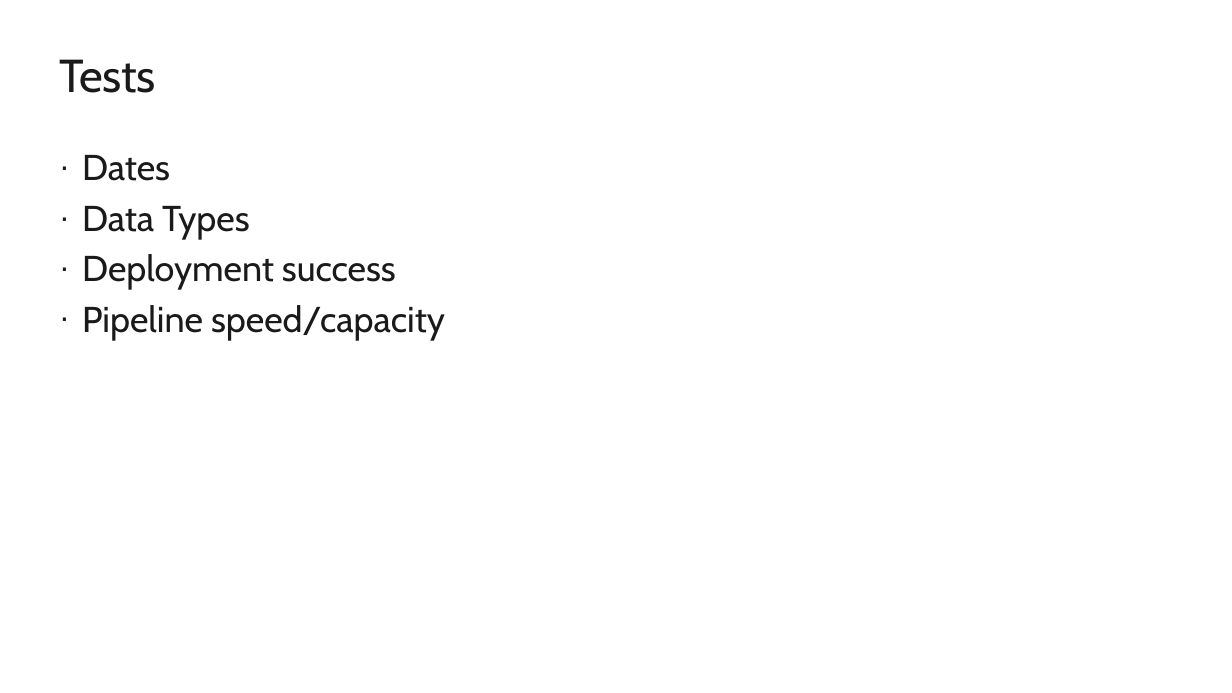
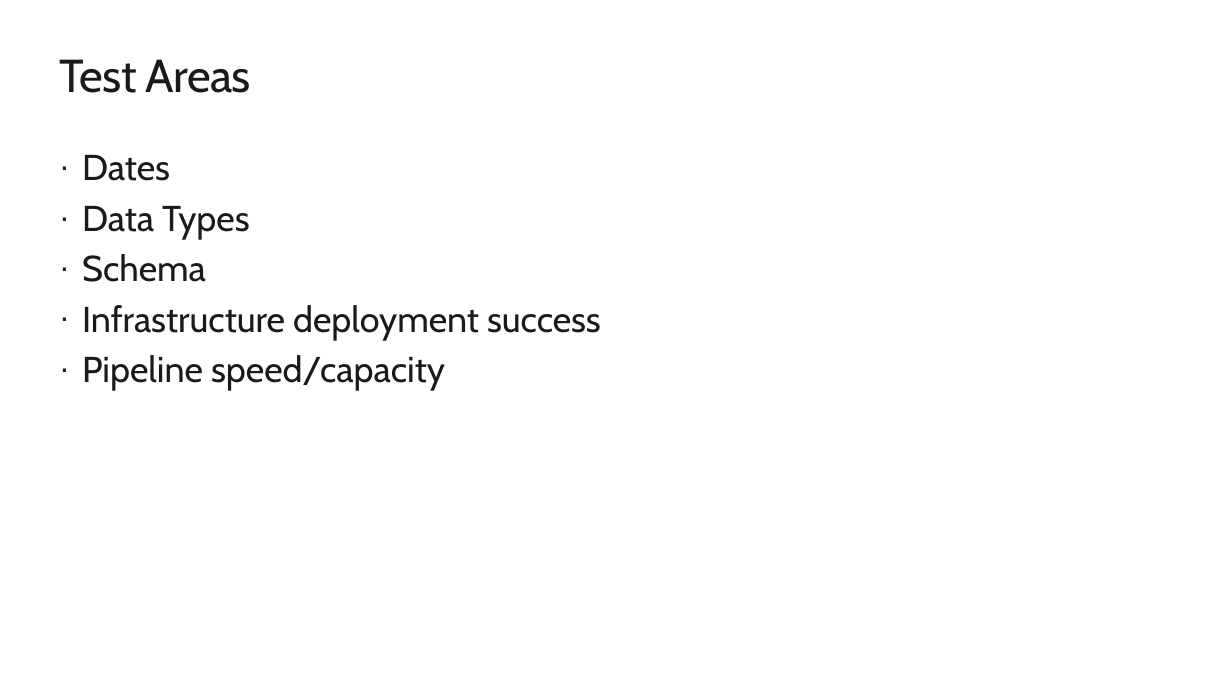
Before and after one commit to arevaloisabel/agiledataoops, a slide deck: slide 8 of Presentations/Testing Intro.pptx (slide 7 before the commit). Drawn at 1232x693 pixels with LibreOffice and Linux fonts; fonts in the diff are those of the drawing; background and template pictures are left out. Boxes give left, top, right and bottom in pixels: in the first picture for what was removed or moved away, otherwise in the second. Text is boxed around its words. In the diff, an @@ line names an element or a change of style, - is before the commit and + after.

```diff
--- a/Presentations/Testing Intro.pptx
+++ b/Presentations/Testing Intro.pptx
@@ title at (59, 59, 251, 93): text changed @@
-Tests
+Test Areas
@@ text at (82, 254, 601, 340): text changed @@
-· Deployment success
+· Schema
+· Infrastructure deployment success
```
Also in this commit, not shown: 4 other slides changed, 11 slides added, 6 other files.
